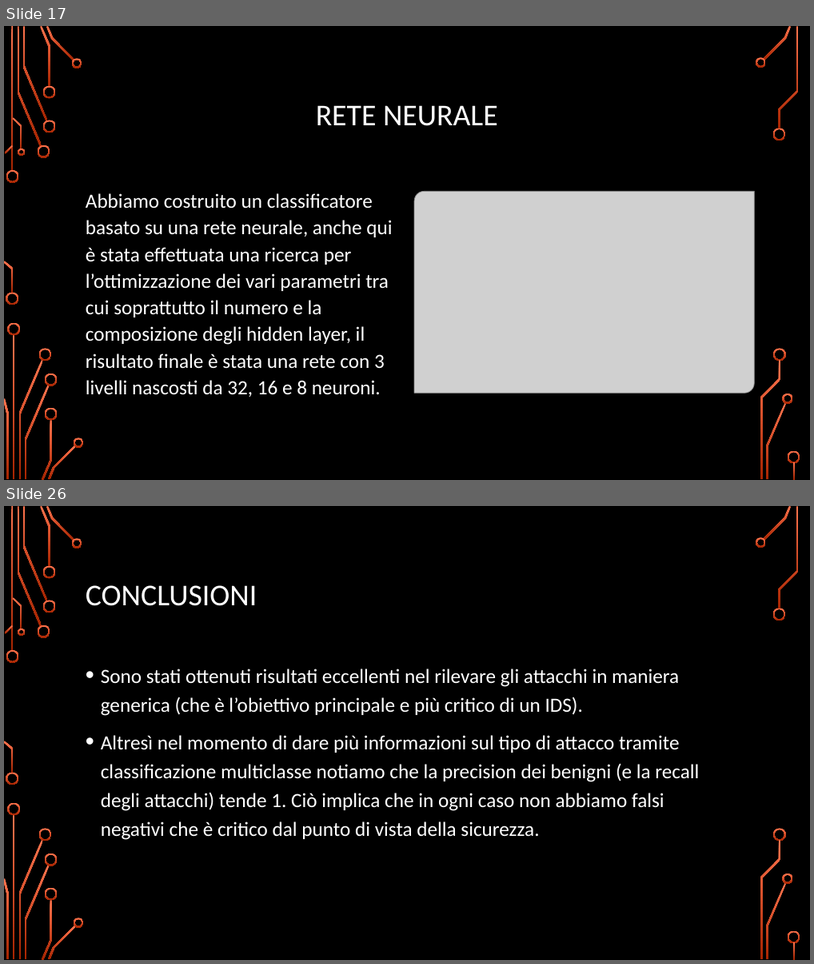
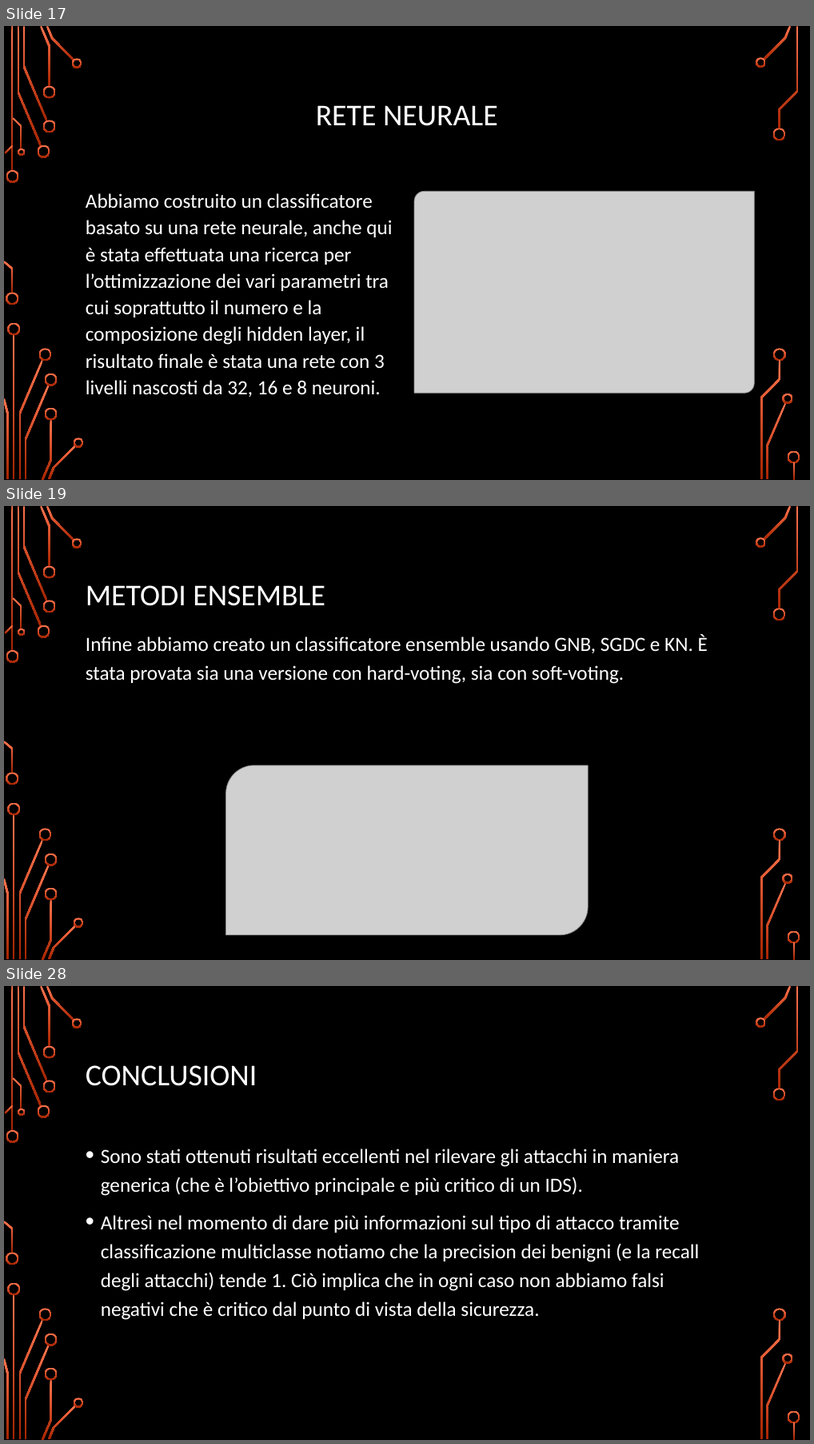
Before and after one commit to rot13-git/Dm-Project, a slide deck: Presentazione.pptx. Shown one above the other, each under a label of ours: slides 17 and 26 before the commit, slides 17, 19 and 28 after it; the slides between them are not shown. The pictures are 814x964 and 814x1444 pixels, drawn with LibreOffice and Linux fonts; fonts in the diff are those of the drawing; grey boxes stand for pictures; background and template pictures are left out. Boxes give left, top, right and bottom in pixels: in the first picture for what was removed or moved away, otherwise in the second. Text is boxed around its words. In the diff, an @@ line names an element or a change of style, - is before the commit and + after.

Commit message:
Add files via upload
Immagini con risoluzione maggiore, aggiunti classification report sui voting

```diff
--- a/Presentazione.pptx
+++ b/Presentazione.pptx
@@ slide 19 added at <box>4,506,810,960</box>, background picture (left out); not listed: 36 template elements that a slide beside it also shows @@
@@ title added at <box>86,585,326,606</box>, 36 pt, text #FFFFFF @@
+METODI ENSEMBLE
@@ text added at <box>86,634,708,684</box>, 24 pt, text #FFFFFF @@
+Infine abbiamo creato un classificatore ensemble usando GNB, SGDC e KN. È stata provata sia una versione con hard-voting, sia con soft-voting.
@@ picture added at <box>226,765,588,935</box> @@
@@ what was slide 26 is now slide 28 @@
```
Also in this commit, not shown: 9 slides changed, 1 other slide added.
